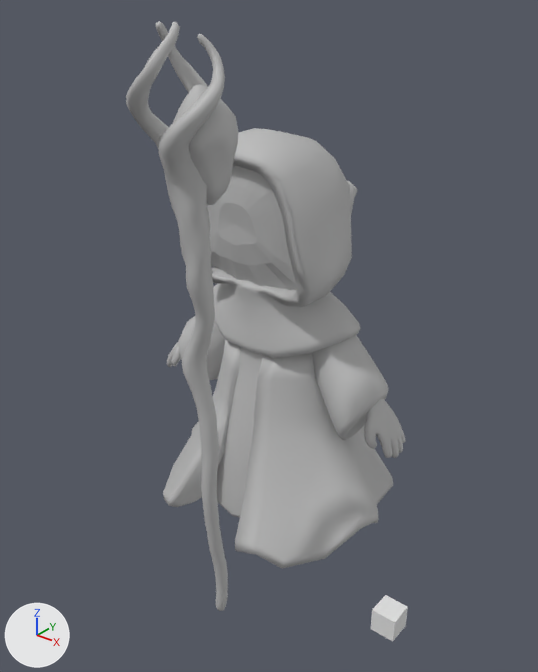
The FBX model Aestro_FightClubArena/Assets/Animations/ANIMS_MageWithMesh_Blockouts.fbx: old version first, new version second.
One viewpoint serves both versions: a 50 mm lens placed at (1.241, -1.613, 1.658), pointed at (0.061, -0.137, 0.743). The axes (+X, +Y, +Z) are drawn at lower left. The lights are the same throughout. Where no turn or scale is listed for an object, it has been applied to the vertices.

The first picture shows 'Cube', 'MageCharacter.001', 'Wizard_Staff_low', 'Wizard_Stone_low'.
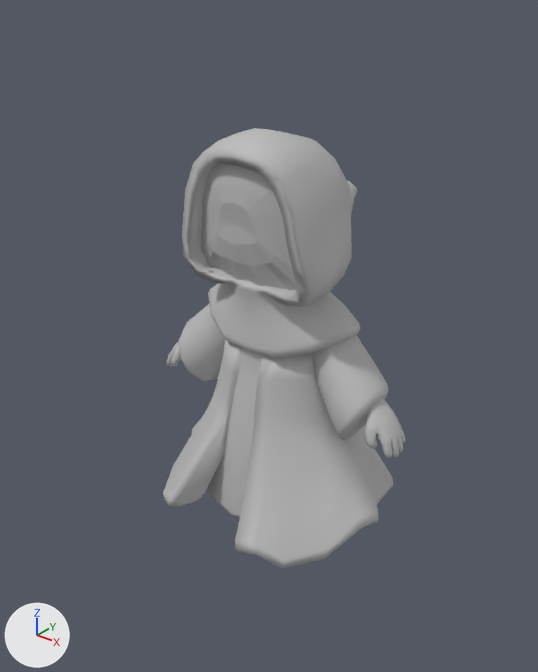
The change, as JSON lines over the scene's bpy script:
```json
{"op": "remove", "block": "ob_wizard_staff_low", "code": ["ob_wizard_staff_low = bpy.data.objects.new('Wizard_Staff_low', me_mesh_002)", "ob_wizard_staff_low.location = (0.164, -0.486, 0.04)"]}
{"op": "remove", "block": "ob_wizard_stone_low", "code": ["ob_wizard_stone_low = bpy.data.objects.new('Wizard_Stone_low', me_mesh_001)", "ob_wizard_stone_low.location = (0.189, -0.441, -0.082)"]}
{"op": "remove", "block": "ob_cube", "code": ["ob_cube = bpy.data.objects.new('Cube', me_cube)", "ob_cube.location = (0.522, -0.16, -0.011)"]}
```

Where the change shows, as pixel boxes [x1, y1, x2, y2] in the pictures (538 x 672 px):
```json
{"object": "Wizard_Staff_low", "change": "deleted", "before": [126, 21, 228, 611]}
{"object": "Wizard_Stone_low", "change": "deleted", "before": [173, 84, 238, 205]}
{"object": "Cube", "change": "deleted", "before": [371, 595, 408, 641]}
```
